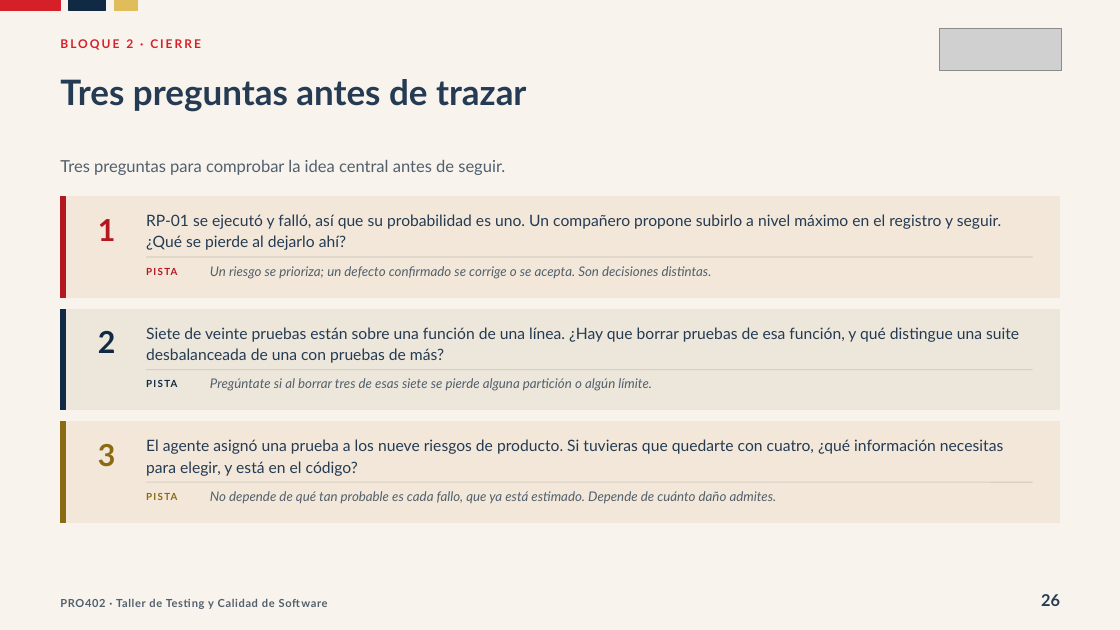
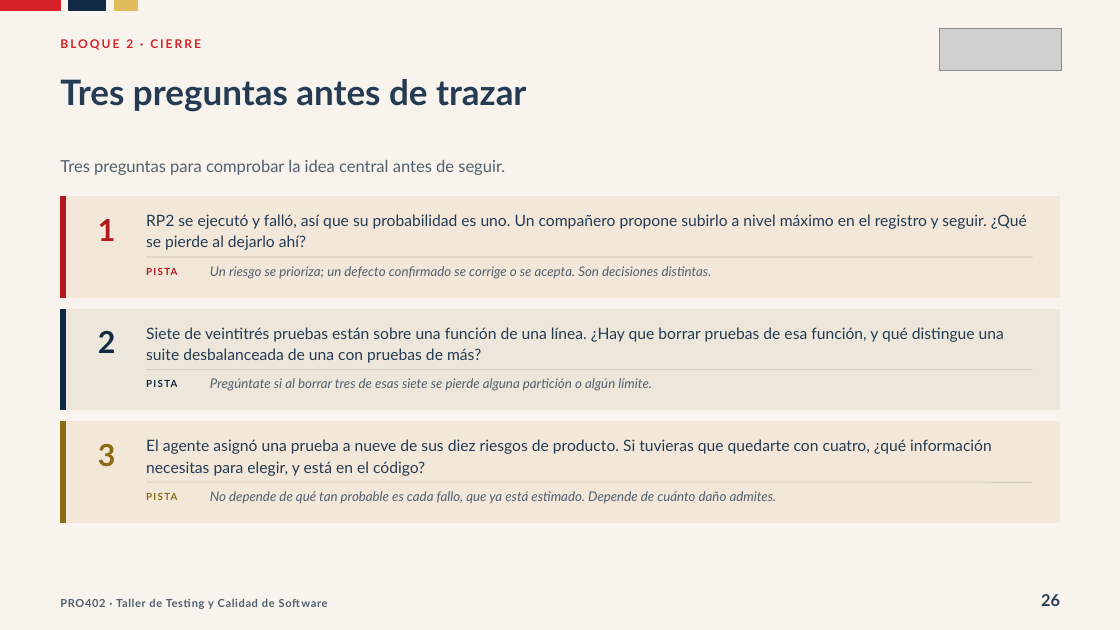
Before and after one commit to Dieg0Code/pro402-taller-de-testing-2026, a slide deck: slide 26 of clases/semana-05/02/ppt/Clase-14-Que-Se-Decidio-Probar.pptx. Drawn at 1120x630 pixels with LibreOffice and Linux fonts; fonts in the diff are those of the drawing; grey boxes stand for pictures. Boxes give left, top, right and bottom in pixels: in the first picture for what was removed or moved away, otherwise in the second. Text is boxed around its words. In the diff, an @@ line names an element or a change of style, - is before the commit and + after.

```diff
--- a/clases/semana-05/02/ppt/Clase-14-Que-Se-Decidio-Probar.pptx
+++ b/clases/semana-05/02/ppt/Clase-14-Que-Se-Decidio-Probar.pptx
@@ text at (146,214,1027,250): text changed @@
-RP-01 se ejecutó y falló, así que su probabilidad es uno. Un compañero propone subirlo a nivel máximo en el registro y seguir. ¿Qué se pierde al dejarlo ahí?
+RP2 se ejecutó y falló, así que su probabilidad es uno. Un compañero propone subirlo a nivel máximo en el registro y seguir. ¿Qué se pierde al dejarlo ahí?
@@ text at (146,327,1004,363): text changed @@
-Siete de veinte pruebas están sobre una función de una línea. ¿Hay que borrar pruebas de esa función, y qué distingue una suite desbalanceada de una con pruebas de más?
+Siete de veintitrés pruebas están sobre una función de una línea. ¿Hay que borrar pruebas de esa función, y qué distingue una suite desbalanceada de una con pruebas de más?
@@ text at (146,439,992,476): text changed @@
-El agente asignó una prueba a los nueve riesgos de producto. Si tuvieras que quedarte con cuatro, ¿qué información necesitas para elegir, y está en el código?
+El agente asignó una prueba a nueve de sus diez riesgos de producto. Si tuvieras que quedarte con cuatro, ¿qué información necesitas para elegir, y está en el código?
```
Also in this commit, not shown: 23 other slides changed, 2 other files.
